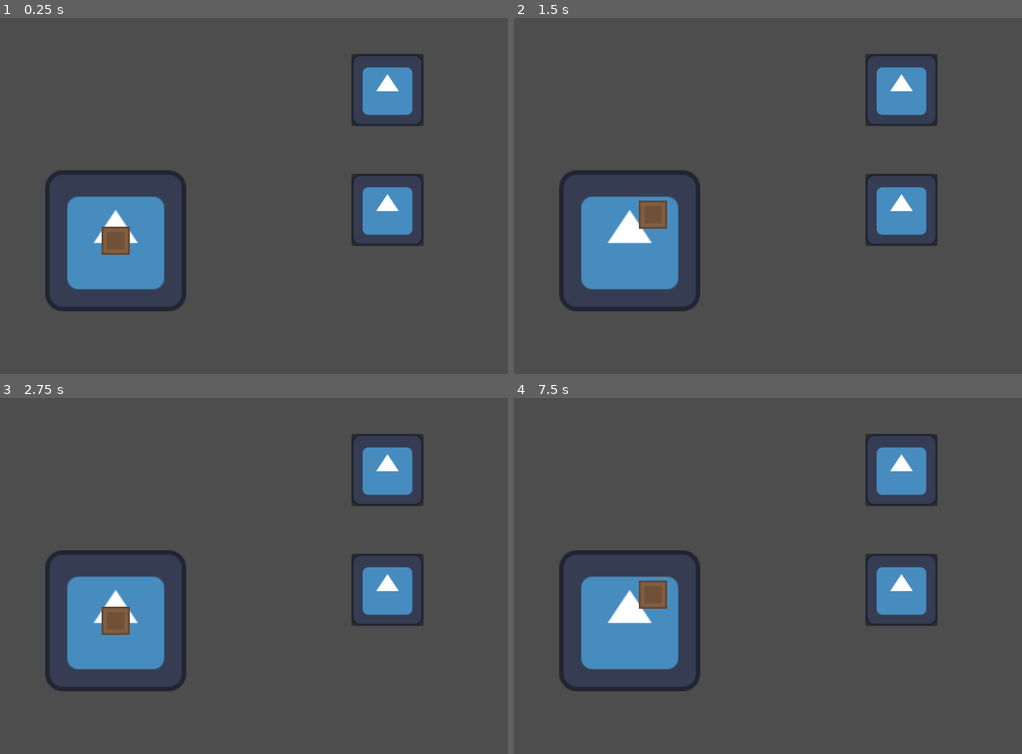
Above: before the commit, frames 1-4 (two rows, left to right).
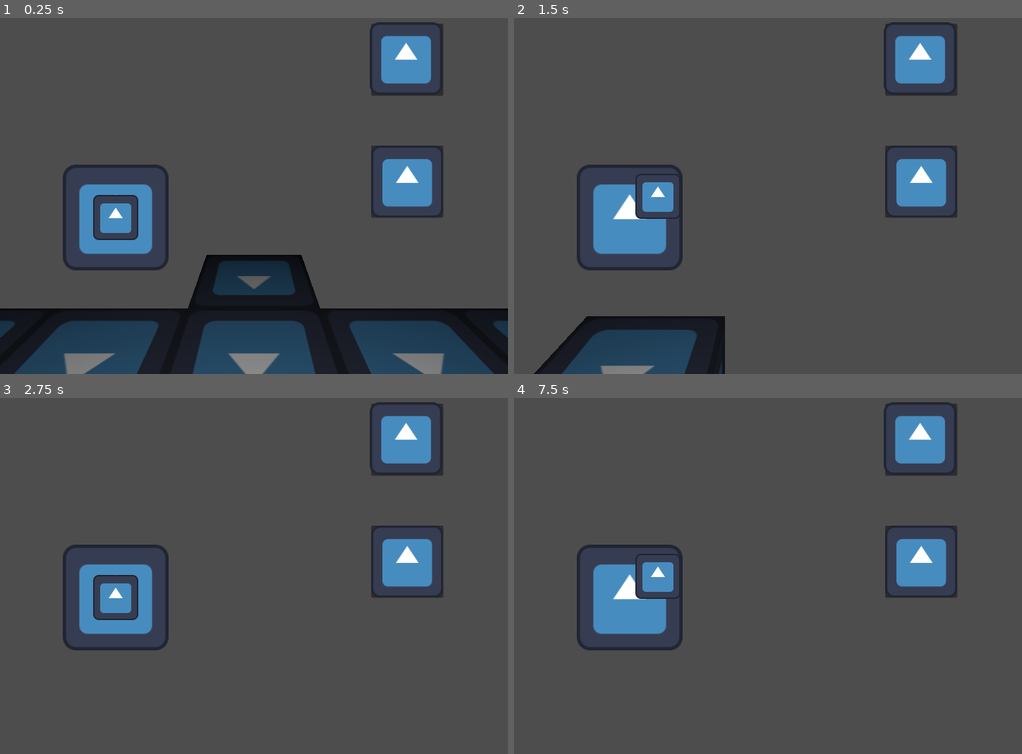
Above: after the commit, the same moments.

Repository: PuKYC/Sky_Dimension
Game: Godot game, scene res://main.tscn
Two runs of this game, one before a commit and one after it. Both use one fixed random seed, a clock stepped at 60 frames per second and the inputs below. The engine's default icon, where the game draws it, is replaced by a stand-in: a white triangle on a blue panel in a dark square.
Inputs (mouse positions are in pixels of both pictures, inside the frame that each line leads up to):
- Up to frame 1 (0.25 s): no input
- Up to frame 2 (1.5 s): tap Enter at 0.5 s; move the mouse to (879, 96) at 0.52 s; click (879, 96) at 0.67 s; tap Space at 1.25 s; drag from (666, 146) to (742, 220) at 1.27 s
- Up to frame 3 (2.75 s): move the mouse to (outside the picture) at 2.02 s; click (outside the picture) at 2.17 s
- Up to frame 4 (7.5 s): tap Enter at 2.75, 5 s; drag from (742, 600) to (615, 422) at 2.77 s; move the mouse to (920, 576) at 3.52 s; click (920, 576) at 3.67 s; tap Space at 4.25, 5.75 s; drag from (615, 422) to (outside the picture) at 4.27 s; move the mouse to (793, 501) at 5.02 s; click (793, 501) at 5.17 s; drag from (outside the picture) to (666, 526) at 5.77 s; move the mouse to (879, 476) at 6.52 s; click (879, 476) at 6.67 s; drag from (666, 526) to (742, 600) at 7.27 s

The runs differ from the first frame. In frame 1, 33% of the frame differs, in the area x 0-100%, y 1-100%; in frame 2, 17%; in frame 3, 11%; in frame 4, 11%.

Commit message:
添加有关于世界生成的修改 修改屏幕触控等

Diff:
--- a/Player/Player.tscn
+++ b/Player/Player.tscn
@@ -13,8 +13,9 @@
 [node name="Player" type="CharacterBody3D"]
 script = ExtResource("1_3qydi")
 
-[node name="camera" type="Camera3D" parent="." groups=["camera"]]
-transform = Transform3D(1, 0, 0, 0, 1, 0, 0, 0, 1, 0, 0.570001, 0.102925)
+[node name="camera" type="Node3D" parent="."]
+
+[node name="camera_position" type="Camera3D" parent="camera"]
 current = true
 
 [node name="MultiMeshInstance3D" type="MeshInstance3D" parent="."]
@@ -22,3 +23,5 @@
 
 [node name="CollisionShape3D" type="CollisionShape3D" parent="."]
 shape = SubResource("CapsuleShape3D_l2ndj")
+
+[node name="OmniLight3D" type="OmniLight3D" parent="."]
--- a/Player/player.gd
+++ b/Player/player.gd
@@ -1,7 +1,8 @@
 extends CharacterBody3D
 
 @export var move_speed = 5.0  # 移动速度（米/秒）
-@onready var direction = Vector3.ZERO
+
+var direction = Vector3.ZERO
 var direction_level = Vector2.ZERO
 var direction_verticale_up = 0.0
 var direction_verticale_down = 0.0
@@ -25,3 +26,6 @@
 
 func set_verticale_down_input(input: float):
 	direction_verticale_down = input
+
+func get_camera_rotation() -> Vector3:
+	return camera.rotation
--- a/UI/TouchGameControl/UI_game.tscn
+++ b/UI/TouchGameControl/UI_game.tscn
@@ -1,8 +1,7 @@
-[gd_scene load_steps=9 format=3 uid="uid://cru7bls2kuvmw"]
+[gd_scene load_steps=8 format=3 uid="uid://cru7bls2kuvmw"]
 
 [ext_resource type="Texture2D" uid="uid://ccffh0je0va6t" path="res://icon.svg" id="1_aalgr"]
 [ext_resource type="Script" uid="uid://cn2l2ryheu4fc" path="res://UI/TouchGameControl/extends/joystick_panel.gd" id="1_y5eyt"]
-[ext_resource type="Texture2D" uid="uid://n0jslv0c3jj1" path="res://World/block/coarse_dirt.png" id="2_567tx"]
 [ext_resource type="Script" uid="uid://bdbetsldkt81o" path="res://UI/TouchGameControl/extends/up.gd" id="2_dk3lh"]
 [ext_resource type="Script" uid="uid://dd11ho3jjgahq" path="res://UI/TouchGameControl/extends/down.gd" id="4_i678u"]
 [ext_resource type="Script" uid="uid://daehab7du7slg" path="res://UI/TouchGameControl/extends/rotation.gd" id="4_wojv6"]
@@ -22,83 +21,74 @@
 grow_vertical = 2
 theme_override_styles/panel = SubResource("StyleBoxEmpty_567tx")
 script = ExtResource("4_wojv6")
+metadata/_custom_type_script = "uid://ciqx4lhpdty1p"
 metadata/_edit_use_anchors_ = true
 
 [node name="UP" type="Panel" parent="Rotation"]
 layout_mode = 1
-anchors_preset = 8
+anchors_preset = -1
 anchor_left = 0.5
-anchor_top = 0.5
+anchor_top = 0.393
 anchor_right = 0.5
-anchor_bottom = 0.5
-offset_left = -40.4998
-offset_top = -94.0
-offset_right = 87.5002
-offset_bottom = 34.0
+anchor_bottom = 0.393
+offset_left = -12.8004
+offset_top = -60.0
+offset_right = 115.2
+offset_bottom = 68.0
 grow_horizontal = 2
 grow_vertical = 2
 scale = Vector2(0.8, 0.8)
 script = ExtResource("2_dk3lh")
-metadata/_edit_use_anchors_ = true
+metadata/_custom_type_script = "uid://ciqx4lhpdty1p"
 
 [node name="TextureRect" type="TextureRect" parent="Rotation/UP"]
 layout_mode = 1
-anchors_preset = 8
-anchor_left = 0.5
-anchor_top = 0.5
-anchor_right = 0.5
-anchor_bottom = 0.5
-offset_left = -64.0
-offset_top = -64.0
-offset_right = 64.0
-offset_bottom = 64.0
+anchors_preset = 15
+anchor_right = 1.0
+anchor_bottom = 1.0
+offset_left = -2.04651
+offset_top = -2.44999
+offset_right = -2.04651
+offset_bottom = -2.44999
 grow_horizontal = 2
 grow_vertical = 2
 texture = ExtResource("1_aalgr")
-metadata/_edit_use_anchors_ = true
 
 [node name="DOWN" type="Panel" parent="Rotation"]
 layout_mode = 1
-anchors_preset = 8
+anchors_preset = -1
 anchor_left = 0.5
-anchor_top = 0.5
+anchor_top = 0.566
 anchor_right = 0.5
-anchor_bottom = 0.5
-offset_left = -40.4998
-offset_top = 76.0
-offset_right = 87.5002
-offset_bottom = 204.0
+anchor_bottom = 0.566
+offset_left = -12.8
+offset_top = -11.1565
+offset_right = 115.2
+offset_bottom = 116.844
 grow_horizontal = 2
 grow_vertical = 2
 scale = Vector2(0.8, 0.8)
 script = ExtResource("4_i678u")
-metadata/_edit_use_anchors_ = true
+metadata/_custom_type_script = "uid://ciqx4lhpdty1p"
 
 [node name="TextureRect" type="TextureRect" parent="Rotation/DOWN"]
 layout_mode = 1
-anchors_preset = 8
-anchor_left = 0.5
-anchor_top = 0.5
-anchor_right = 0.5
-anchor_bottom = 0.5
-offset_left = -64.0
-offset_top = -64.0
-offset_right = 64.0
-offset_bottom = 64.0
+anchors_preset = 15
+anchor_right = 1.0
+anchor_bottom = 1.0
 grow_horizontal = 2
 grow_vertical = 2
 texture = ExtResource("1_aalgr")
-metadata/_edit_use_anchors_ = true
 
 [node name="JoystickPanel" type="Panel" parent="."]
 anchors_preset = -1
-anchor_top = 0.475309
-anchor_right = 0.454861
+anchor_top = 0.381944
+anchor_right = 0.454167
 anchor_bottom = 1.0
 grow_vertical = 2
 theme_override_styles/panel = SubResource("StyleBoxEmpty_wsnd7")
 script = ExtResource("1_y5eyt")
-metadata/_edit_use_anchors_ = true
+metadata/_custom_type_script = "uid://ciqx4lhpdty1p"
 
 [node name="JoystickBackground" type="TextureRect" parent="JoystickPanel"]
 layout_mode = 1
@@ -107,10 +97,10 @@
 anchor_top = 0.5
 anchor_right = 0.5
 anchor_bottom = 0.5
-offset_left = -100.0
-offset_top = -100.0
-offset_right = 100.0
-offset_bottom = 100.0
+offset_left = -75.0
+offset_top = -75.0
+offset_right = 75.0
+offset_bottom = 75.0
 grow_horizontal = 2
 grow_vertical = 2
 texture = ExtResource("1_aalgr")
@@ -122,10 +112,11 @@
 anchor_top = 0.5
 anchor_right = 0.5
 anchor_bottom = 0.5
-offset_left = -20.0
-offset_top = -20.0001
-offset_right = 20.0
-offset_bottom = 19.9999
+offset_left = -32.0
+offset_top = -32.0
+offset_right = 96.0
+offset_bottom = 96.0
 grow_horizontal = 2
 grow_vertical = 2
-texture = ExtResource("2_567tx")
+scale = Vector2(0.5, 0.5)
+texture = ExtResource("1_aalgr")
--- a/UI/TouchGameControl/extends/down.gd
+++ b/UI/TouchGameControl/extends/down.gd
@@ -1,4 +1,4 @@
-extends "res://UI/TouchGameControl/TouchControlBase.gd"
+extends TouchControlBase
 
 func on_control_started(_event: InputEventScreenTouch):
 	Player.set_verticale_down_input(1.0)
--- a/UI/TouchGameControl/extends/joystick_panel.gd
+++ b/UI/TouchGameControl/extends/joystick_panel.gd
@@ -1,4 +1,4 @@
-extends "res://UI/TouchGameControl/TouchControlBase.gd"
+extends TouchControlBase
 
 var center = Vector2.ZERO
 var delta = Vector2.ZERO
@@ -11,18 +11,18 @@
 
 
 func on_control_started(event: InputEventScreenTouch):
-	center = background.global_position + background.size * 0.5
+	center = background.global_position + background.size * 0.5 * background.scale
 	handle_move(event)
 
 func on_control_updated(event: InputEventScreenDrag):
 	handle_move(event)
 
 func on_control_ended():
-	handle.position = background.size * 0.5 - handle.size * 0.5
+	handle.position = background.size * 0.5 * background.scale - handle.size * 0.5 * handle.scale
 	Player.set_move_level_input(Vector2.ZERO)
 	delta = Vector2.ZERO
 
 func handle_move(event):
 	delta = (event.position - center).normalized() * handle_max_distance
-	handle.global_position = center + delta - handle.size * 0.5
+	handle.global_position = center + delta - handle.size * 0.5 * handle.scale
 	Player.set_move_level_input(delta / handle_max_distance)
--- a/UI/TouchGameControl/extends/rotation.gd
+++ b/UI/TouchGameControl/extends/rotation.gd
@@ -1,4 +1,4 @@
-extends "res://UI/TouchGameControl/TouchControlBase.gd"
+extends TouchControlBase
 
 @export var rotation_sensitivity := 0.002
 @export var vertical_clamp := Vector2(deg_to_rad(-80), deg_to_rad(80))
@@ -7,12 +7,11 @@
 var touch_start_position = Vector2.ZERO
 var position_delta = Vector2.ZERO
 
-@onready var camera = get_tree().get_first_node_in_group("camera")
 @onready var UP = $UP
 @onready var DOWN = $DOWN
 
 func on_control_started(_event: InputEventScreenTouch):
-	camera_start_rotation = camera.rotation
+	camera_start_rotation = Player.get_camera_rotation()
 	touch_start_position = _event.position
 
 func on_control_updated(event: InputEventScreenDrag):
--- a/UI/TouchGameControl/extends/up.gd
+++ b/UI/TouchGameControl/extends/up.gd
@@ -1,4 +1,4 @@
-extends "res://UI/TouchGameControl/TouchControlBase.gd"
+extends TouchControlBase
 
 
 func on_control_started(_event: InputEventScreenTouch):
--- /dev/null
+++ b/World/array_world.gd
@@ -0,0 +1,114 @@
+extends StaticBody3D
+
+@onready var array_mesh = $array_mesh
+@onready var collision = $collision
+
+var size = 0.5
+var vertices = [
+	Vector3(size, -size, size),
+	Vector3(-size, -size, size),
+	Vector3(-size, size, size),
+	Vector3(size, size, size),
+	Vector3(size, -size, -size),
+	Vector3(-size, -size, -size),
+	Vector3(-size, size, -size),
+	Vector3(size, size, -size)
+]
+
+const FACE_OFFSETS = {
+	"FRONT": Vector3(0, 0, 1),
+	"BACK": Vector3(0, 0, -1),
+	"LEFT": Vector3(-1, 0, 0),
+	"RIGHT": Vector3(1, 0, 0),
+	"TOP": Vector3(0, 1, 0),
+	"BOTTOM": Vector3(0, -1, 0)
+}
+
+var faces = [
+	[0, 1, 2, FACE_OFFSETS.FRONT],   # Front face triangle 1
+	[0, 2, 3, FACE_OFFSETS.FRONT],   # Front face triangle 2
+	[5, 4, 7, FACE_OFFSETS.BACK],    # Back face triangle 1
+	[5, 7, 6, FACE_OFFSETS.BACK],    # Back face triangle 2
+	[1, 5, 6, FACE_OFFSETS.LEFT],    # Left face triangle 1
+	[1, 6, 2, FACE_OFFSETS.LEFT],    # Left face triangle 2
+	[4, 0, 3, FACE_OFFSETS.RIGHT],   # Right face triangle 1
+	[4, 3, 7, FACE_OFFSETS.RIGHT],   # Right face triangle 2
+	[4, 5, 1, FACE_OFFSETS.BOTTOM],  # Bottom face triangle 1
+	[4, 1, 0, FACE_OFFSETS.BOTTOM],  # Bottom face triangle 2
+	[3, 2, 6, FACE_OFFSETS.TOP],     # Top face triangle 1
+	[3, 6, 7, FACE_OFFSETS.TOP]      # Top face triangle 2
+]
+
+enum FaceMask {
+	FRONT = 1 << 0,
+	BACK = 1 << 1,
+	LEFT = 1 << 2,
+	RIGHT = 1 << 3,
+	TOP = 1 << 4,
+	BOTTOM = 1 << 5
+}
+
+func calculate_uv(vertex: Vector3, normal: Vector3) -> Vector2:
+	var u = 0.0
+	var v = 0.0
+	var half_size = size
+
+	# 根据面法线确定UV映射方式
+	if normal == FACE_OFFSETS.FRONT || normal == FACE_OFFSETS.BACK:
+		u = (-vertex.x + half_size) / (2 * half_size)
+		v = (-vertex.y + half_size) / (2 * half_size)
+	elif normal == FACE_OFFSETS.RIGHT || normal == FACE_OFFSETS.LEFT:
+		u = (-vertex.z + half_size) / (2 * half_size)
+		v = (-vertex.y - half_size) / (2 * half_size)
+	elif normal == FACE_OFFSETS.TOP || normal == FACE_OFFSETS.BOTTOM:
+		u = (-vertex.x + half_size) / (2 * half_size)
+		v = (-vertex.z + half_size) / (2 * half_size)
+
+	# 调整反向面的UV方向
+	if normal == FACE_OFFSETS.BACK || normal == FACE_OFFSETS.RIGHT || normal == FACE_OFFSETS.BOTTOM:
+		u = 1.0 - u
+
+	return Vector2(u, v)
+
+func determine_culled_faces(block_positions: Array) -> Dictionary:
+	var position_set = {}
+	for pos in block_positions:
+		position_set[pos] = true
+
+	var culled_faces = {}
+	for pos in block_positions:
+		var culled_mask = 0
+		for face in FACE_OFFSETS:
+			var adjacent_pos = pos + FACE_OFFSETS[face]
+			if position_set.has(adjacent_pos):
+				culled_mask |= 1 << FACE_OFFSETS.keys().find(face)
+		culled_faces[pos] = culled_mask
+	return culled_faces
+
+func set_world(list: Array):
+	var st = SurfaceTool.new()
+	st.begin(Mesh.PRIMITIVE_TRIANGLES)
+
+	var culled_faces = determine_culled_faces(list[0])
+
+	for block_idx in range(list[0].size()):
+		var pos = list[0][block_idx]
+		var mask = culled_faces.get(pos, 0)
+
+		for n in range(6):
+			if not (mask & (1 << n)):
+				# 处理面的两个三角形
+				for face_idx in [n * 2, n * 2 + 1]:
+					var face = faces[face_idx]
+					st.set_normal(face[3])
+
+					# 添加三个顶点并设置UV
+					for i in range(3):
+						var vertex = vertices[face[i]]
+						var uv = calculate_uv(vertex, face[3])
+						st.set_uv(uv)
+						st.add_vertex(vertex + pos)
+
+	st.generate_tangents()
+	array_mesh.mesh = st.commit()
+	collision.shape = array_mesh.mesh.create_trimesh_shape()
--- a/World/block/block.tscn
+++ /dev/null
@@ -1,23 +0,0 @@
-[gd_scene load_steps=5 format=3 uid="uid://cckj4k03wa1ab"]
-
-[ext_resource type="Texture2D" uid="uid://n0jslv0c3jj1" path="res://World/block/coarse_dirt.png" id="1_ov5y0"]
-
-[sub_resource type="StandardMaterial3D" id="StandardMaterial3D_p2cip"]
-albedo_texture = ExtResource("1_ov5y0")
-uv1_offset = Vector3(0.5, 0.5, 0.5)
-uv1_triplanar = true
-texture_filter = 0
-
-[sub_resource type="BoxMesh" id="BoxMesh_k2kjo"]
-material = SubResource("StandardMaterial3D_p2cip")
-
-[sub_resource type="ConcavePolygonShape3D" id="ConcavePolygonShape3D_07jjg"]
-data = PackedVector3Array(-0.5, 0.5, 0.5, 0.5, 0.5, 0.5, -0.5, -0.5, 0.5, 0.5, 0.5, 0.5, 0.5, -0.5, 0.5, -0.5, -0.5, 0.5, 0.5, 0.5, -0.5, -0.5, 0.5, -0.5, 0.5, -0.5, -0.5, -0.5, 0.5, -0.5, -0.5, -0.5, -0.5, 0.5, -0.5, -0.5, 0.5, 0.5, 0.5, 0.5, 0.5, -0.5, 0.5, -0.5, 0.5, 0.5, 0.5, -0.5, 0.5, -0.5, -0.5, 0.5, -0.5, 0.5, -0.5, 0.5, -0.5, -0.5, 0.5, 0.5, -0.5, -0.5, -0.5, -0.5, 0.5, 0.5, -0.5, -0.5, 0.5, -0.5, -0.5, -0.5, 0.5, 0.5, 0.5, -0.5, 0.5, 0.5, 0.5, 0.5, -0.5, -0.5, 0.5, 0.5, -0.5, 0.5, -0.5, 0.5, 0.5, -0.5, -0.5, -0.5, 0.5, 0.5, -0.5, 0.5, -0.5, -0.5, -0.5, 0.5, -0.5, 0.5, 0.5, -0.5, -0.5, -0.5, -0.5, -0.5)
-
-[node name="block" type="StaticBody3D"]
-
-[node name="MeshInstance3D" type="MeshInstance3D" parent="."]
-mesh = SubResource("BoxMesh_k2kjo")
-
-[node name="CollisionShape3D" type="CollisionShape3D" parent="."]
-shape = SubResource("ConcavePolygonShape3D_07jjg")
--- a/World/world.gd
+++ b/World/world.gd
@@ -1,9 +1,35 @@
 extends Node3D
 
-var block = preload("res://World/block/block.tscn")
+@onready var array_world = $array_world
 
-func generate():
-	add_child(block.instantiate())
-	pass
+var world = []
+
+#判断点是否在圆内
+func is_point_in_circle(point: Vector2, circle_center: Vector2, radius: int) -> bool:
+	return point.distance_squared_to(circle_center) <= radius * radius
+
+
+func generate_circle(circle_center: Vector3, radius: int) -> Array:
+	var world_list = []
+	var id_list = []
+	var position_list = []
+
+	for m in range(-radius, radius+1):
+		for n in range(-radius, radius+1):
+			if is_point_in_circle(Vector2(m, n), Vector2(circle_center.x, circle_center.y), radius):
+				position_list.append(Vector3(m, 0, n))
+				id_list.append(1)
+
+	world_list.append(position_list)
+	world_list.append(id_list)
+
+	return world_list
+
+
+func generate_world() -> Array:
+	return generate_circle(Vector3(0, 0, 0), 3)
+
+
 func _ready() -> void:
-	generate()
+	world = generate_world()
+	array_world.set_world(world)
--- a/World/world.tscn
+++ b/World/world.tscn
@@ -1,6 +1,19 @@
-[gd_scene load_steps=2 format=3 uid="uid://c5vy5ivxkg8nm"]
+[gd_scene load_steps=5 format=3 uid="uid://c5vy5ivxkg8nm"]
 
-[ext_resource type="Script" uid="uid://but16gxpit87d" path="res://World/world.gd" id="1_8a836"]
+[ext_resource type="Script" uid="uid://but16gxpit87d" path="res://World/world.gd" id="1_j8job"]
+[ext_resource type="Script" uid="uid://d24ktl7imb3ld" path="res://World/array_world.gd" id="2_3f78f"]
+[ext_resource type="Texture2D" uid="uid://ccffh0je0va6t" path="res://icon.svg" id="3_j8job"]
+
+[sub_resource type="StandardMaterial3D" id="StandardMaterial3D_3f78f"]
+albedo_texture = ExtResource("3_j8job")
 
 [node name="World" type="Node3D"]
-script = ExtResource("1_8a836")
+script = ExtResource("1_j8job")
+
+[node name="array_world" type="StaticBody3D" parent="."]
+script = ExtResource("2_3f78f")
+
+[node name="array_mesh" type="MeshInstance3D" parent="array_world"]
+material_override = SubResource("StandardMaterial3D_3f78f")
+
+[node name="collision" type="CollisionShape3D" parent="array_world"]
--- a/project.godot
+++ b/project.godot
@@ -26,7 +26,6 @@
 [global_group]
 
 Player=""
-camera=""
 
 [input]
 
Binary file removed: World/block/coarse_dirt.png
Not shown, removed: World/block/coarse_dirt.png.import
Not shown, removed: export_presets.cfg
Not shown, added: main.build
